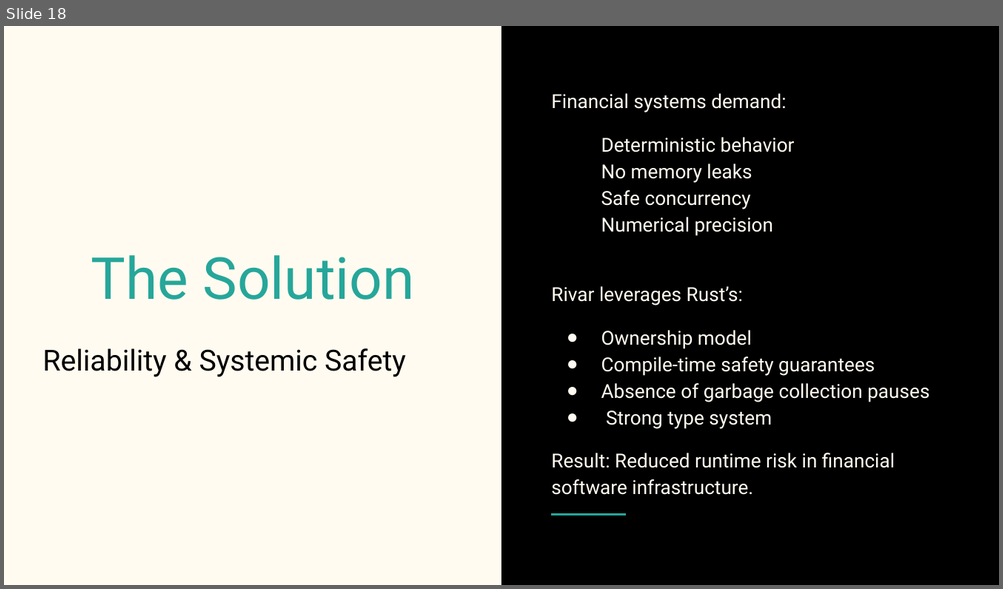
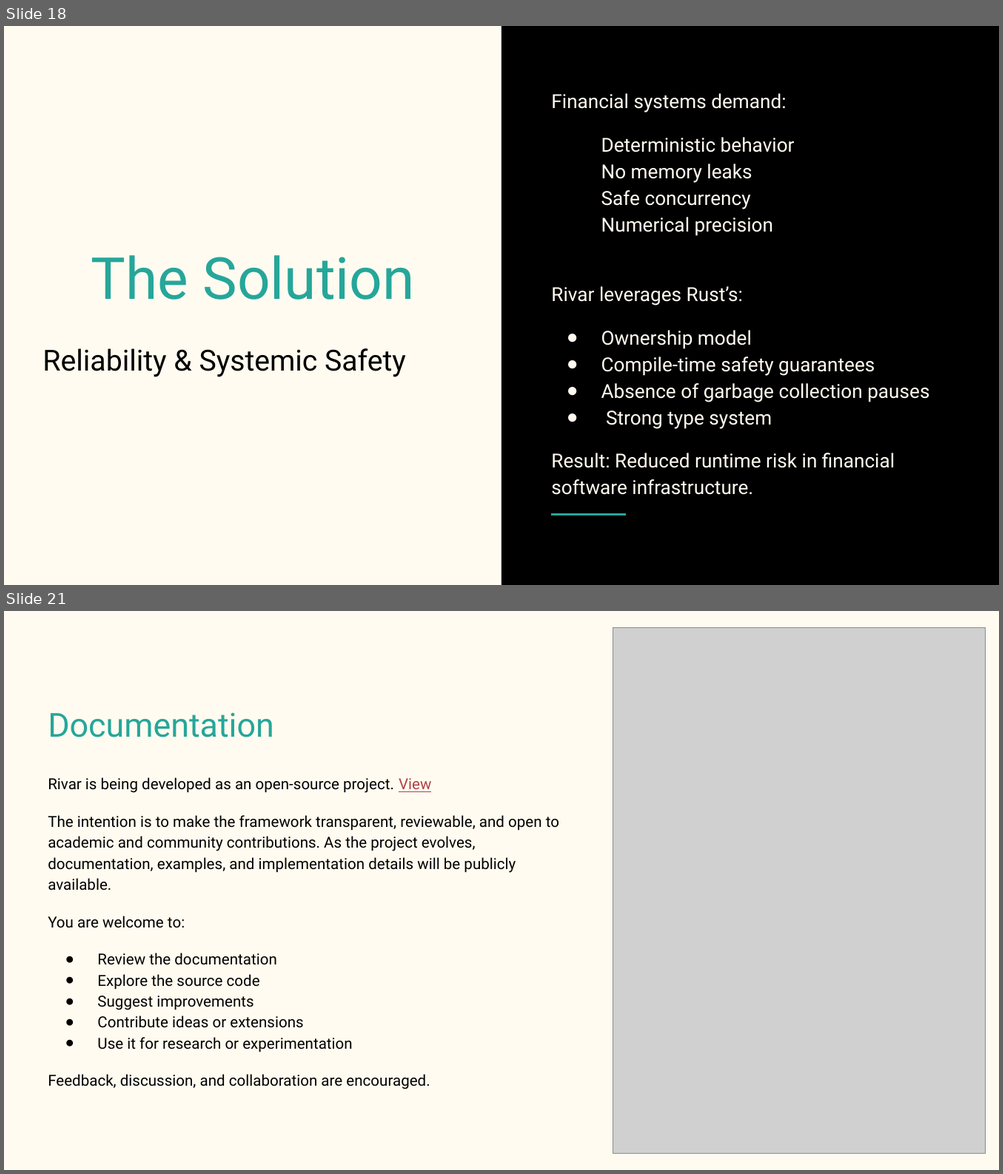
Before and after one commit to RiVaR-Imperial/resources-used, a slide deck: RiVaR-College.pptx. Shown one above the other, each under a label of ours: slide 18 before the commit, slides 18 and 21 after it; the slides between them are not shown. The pictures are 1003x589 and 1003x1174 pixels, drawn with LibreOffice and Linux fonts; fonts in the diff are those of the drawing; grey boxes stand for pictures. Boxes give left, top, right and bottom in pixels: in the first picture for what was removed or moved away, otherwise in the second. Text is boxed around its words. In the diff, an @@ line names an element or a change of style, - is before the commit and + after.

```diff
--- a/RiVaR-College.pptx
+++ b/RiVaR-College.pptx
@@ slide 21 added at [4,611,999,1170], background #FFFBF0 @@
@@ picture added at [613,628,984,1154] @@
@@ title added at [48,712,274,738], 24 pt, text #26A69A @@
+Documentation
@@ text added at [48,777,559,1090], 11 pt, text #000000 @@
+Rivar is being developed as an open-source project. View
+The intention is to make the framework transparent, reviewable, and open to academic and community contributions. As the project evolves, documentation, examples, and implementation details will be publicly available.
+You are welcome to:
+● Review the documentation
+● Explore the source code
+● Suggest improvements
+● Contribute ideas or extensions
+● Use it for research or experimentation
+Feedback, discussion, and collaboration are encouraged.
```
Also in this commit, not shown: 5 slides changed.
